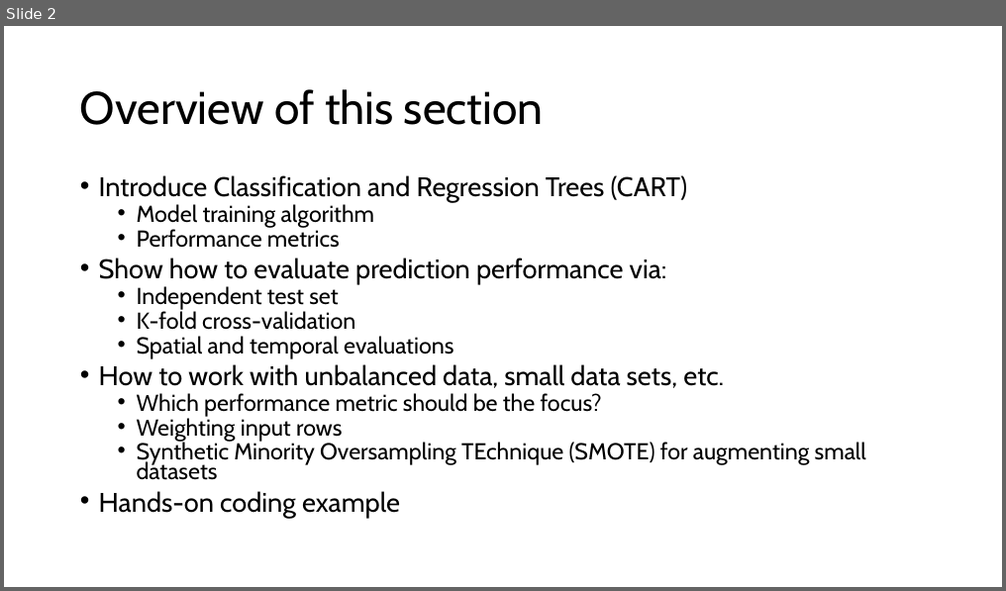
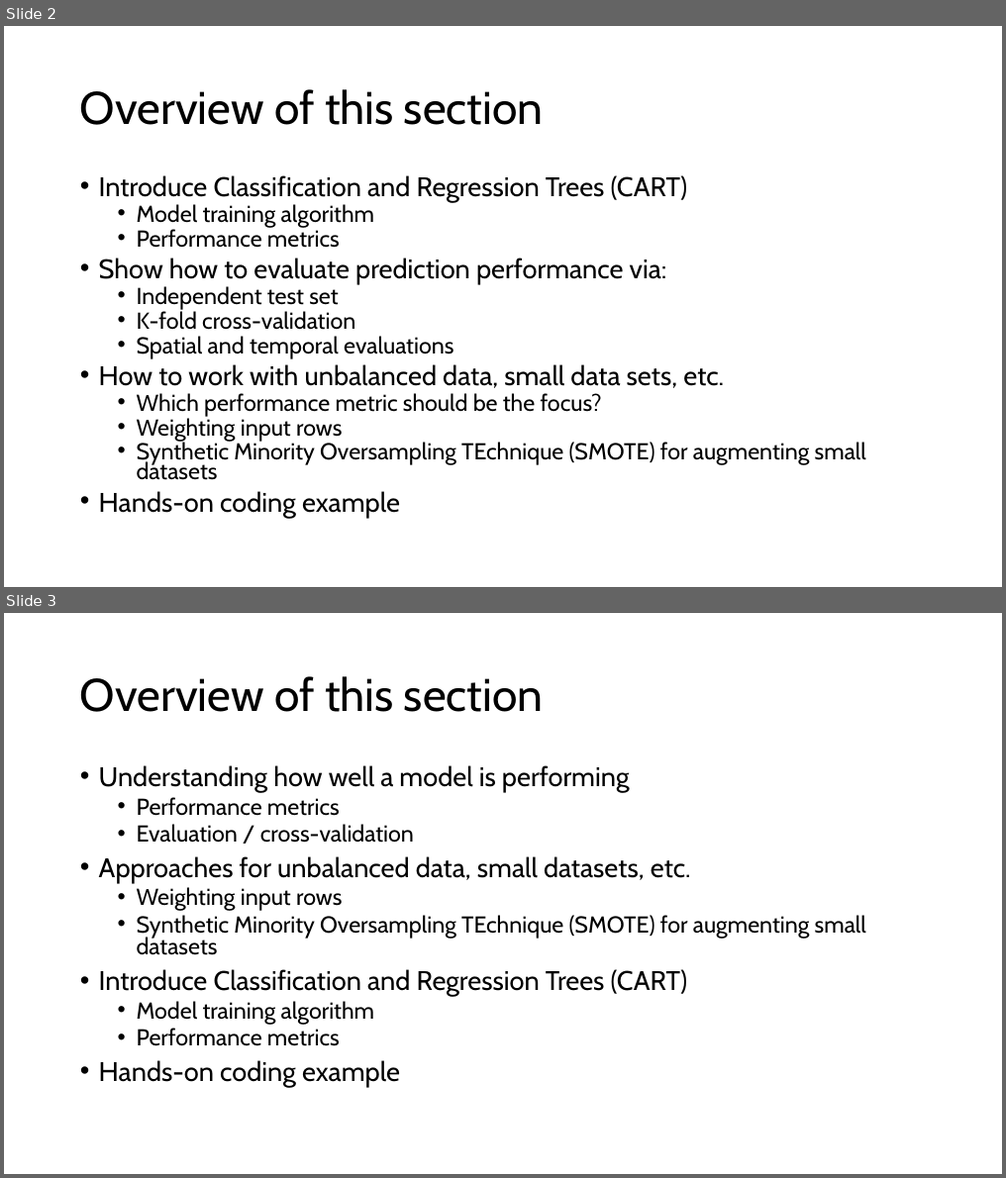
Before and after one commit to grantvagle/ml_methods_workshop, a slide deck: slides/02_model_eval_cv.pptx. Shown one above the other, each under a label of ours: slide 2 before the commit, slides 2 and 3 after it. The pictures are 1006x591 and 1006x1178 pixels, drawn with LibreOffice and Linux fonts; fonts in the diff are those of the drawing. Boxes give left, top, right and bottom in pixels: in the first picture for what was removed or moved away, otherwise in the second. Text is boxed around its words. In the diff, an @@ line names an element or a change of style, - is before the commit and + after.

```diff
--- a/slides/02_model_eval_cv.pptx
+++ b/slides/02_model_eval_cv.pptx
@@ slide 3 added at bbox=[4, 613, 1002, 1174], background #FFFFFF @@
@@ title added at bbox=[80, 676, 543, 712], 44 pt, text #000000 @@
+Overview of this section
@@ text added at bbox=[99, 765, 866, 1087], 22.2 pt, text #000000 @@
+• Understanding how well a model is performing
+  • Performance metrics
+  • Evaluation / cross-validation
+• Approaches for unbalanced data, small datasets, etc.
+  • Weighting input rows
+  • Synthetic Minority Oversampling TEchnique (SMOTE) for augmenting small datasets
+• Introduce Classification and Regression Trees (CART)
+  • Model training algorithm
+  • Performance metrics
+• Hands-on coding example
```
Also in this commit, not shown: 4 slides changed, 23 other slides added, 3 slides removed.
